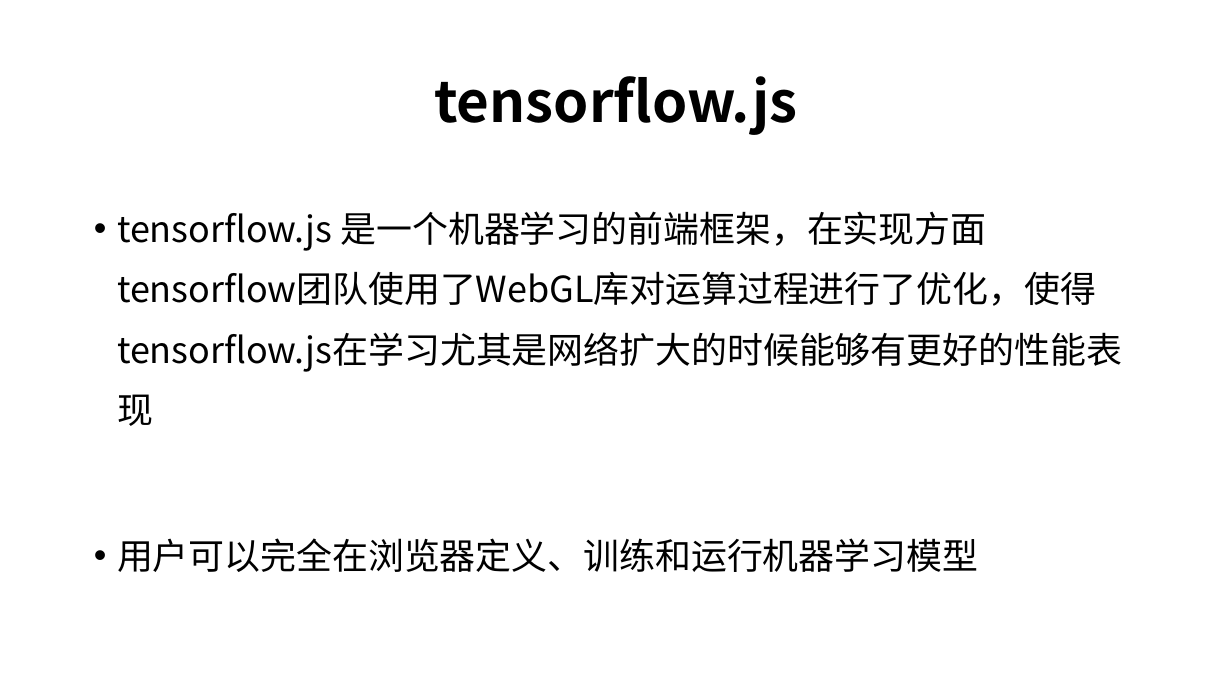
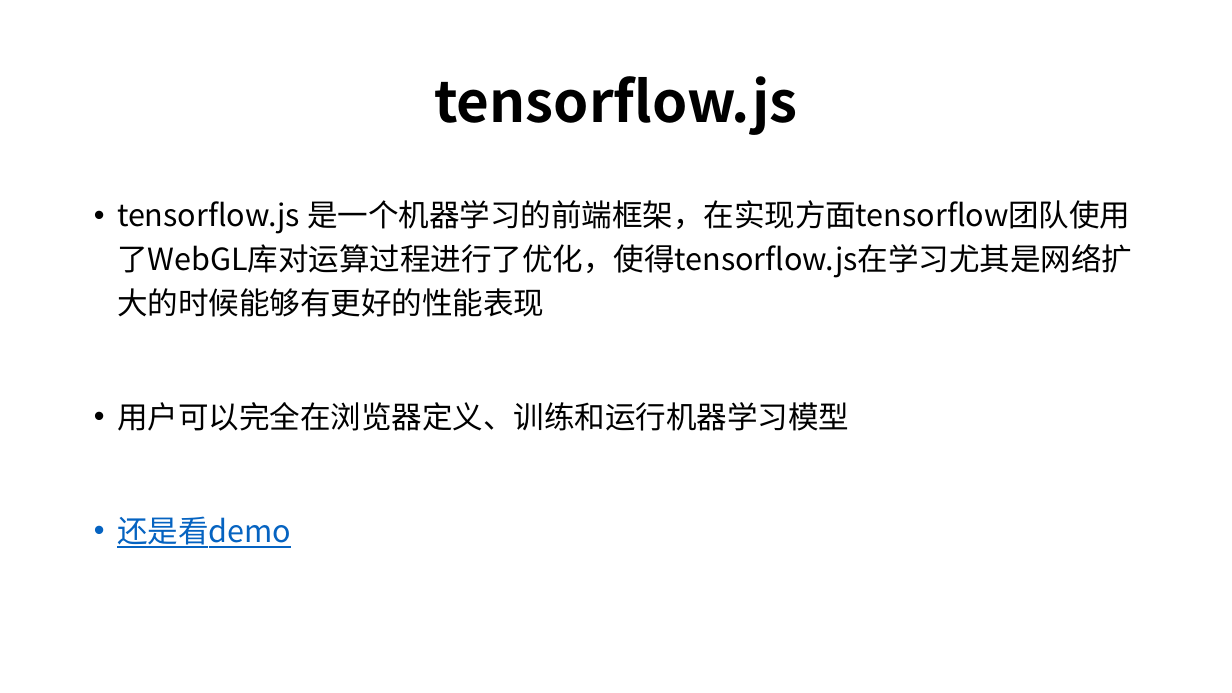
Before and after one commit to xxyj/face-recognition-demo, a slide deck: slide 17 of 前端人脸识别初探.pptx. Drawn at 1232x693 pixels with LibreOffice and Linux fonts; fonts in the diff are those of the drawing. Boxes give left, top, right and bottom in pixels: in the first picture for what was removed or moved away, otherwise in the second. Text is boxed around its words. In the diff, an @@ line names an element or a change of style, - is before the commit and + after.

```diff
--- a/前端人脸识别初探.pptx
+++ b/前端人脸识别初探.pptx
@@ text at <box>117,200,1132,431</box>: size 28 to 23.8 pt; line spacing 1.4 to 1.2 @@
@@ text at <box>117,516,291,548</box>: paragraph added @@
+• 还是看demo
```
Also in this commit, not shown: 2 other files.
